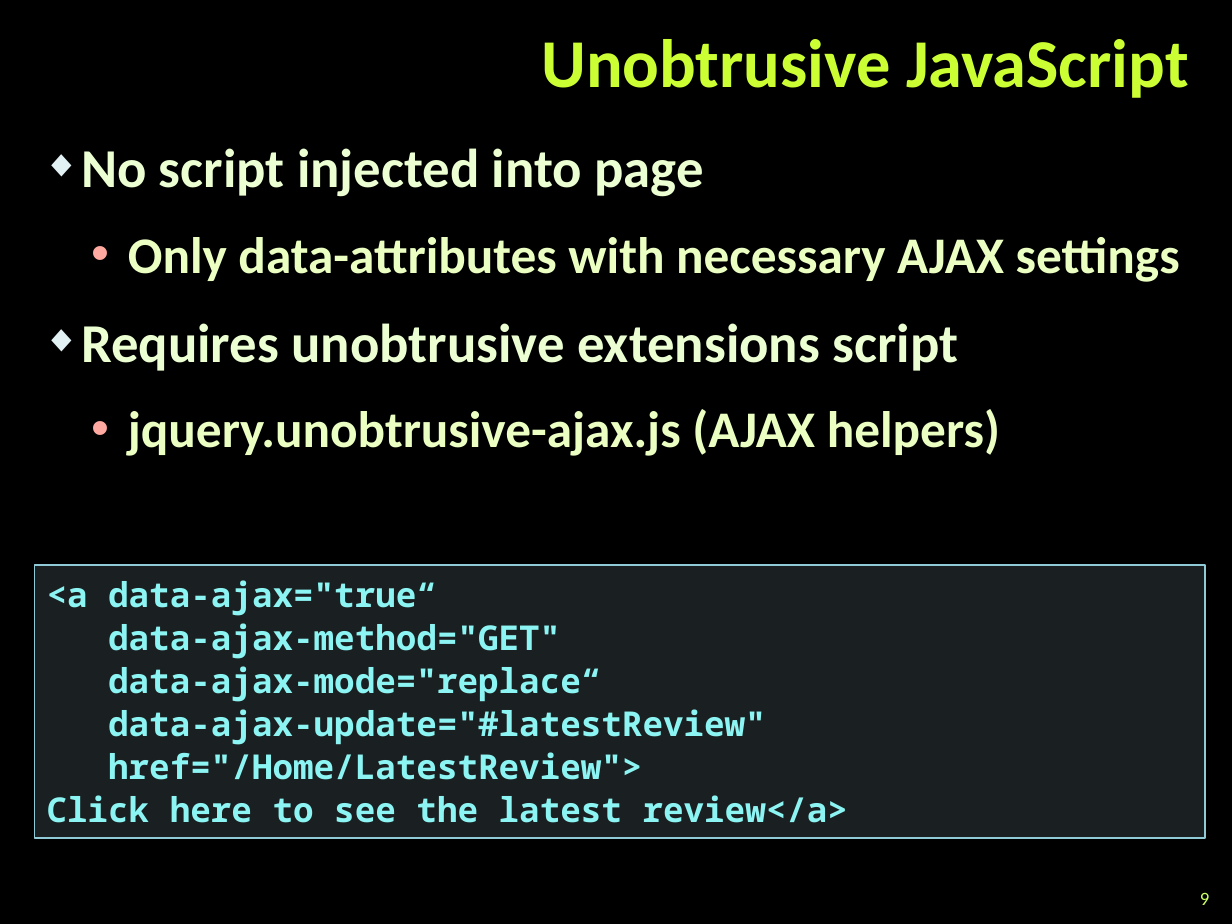
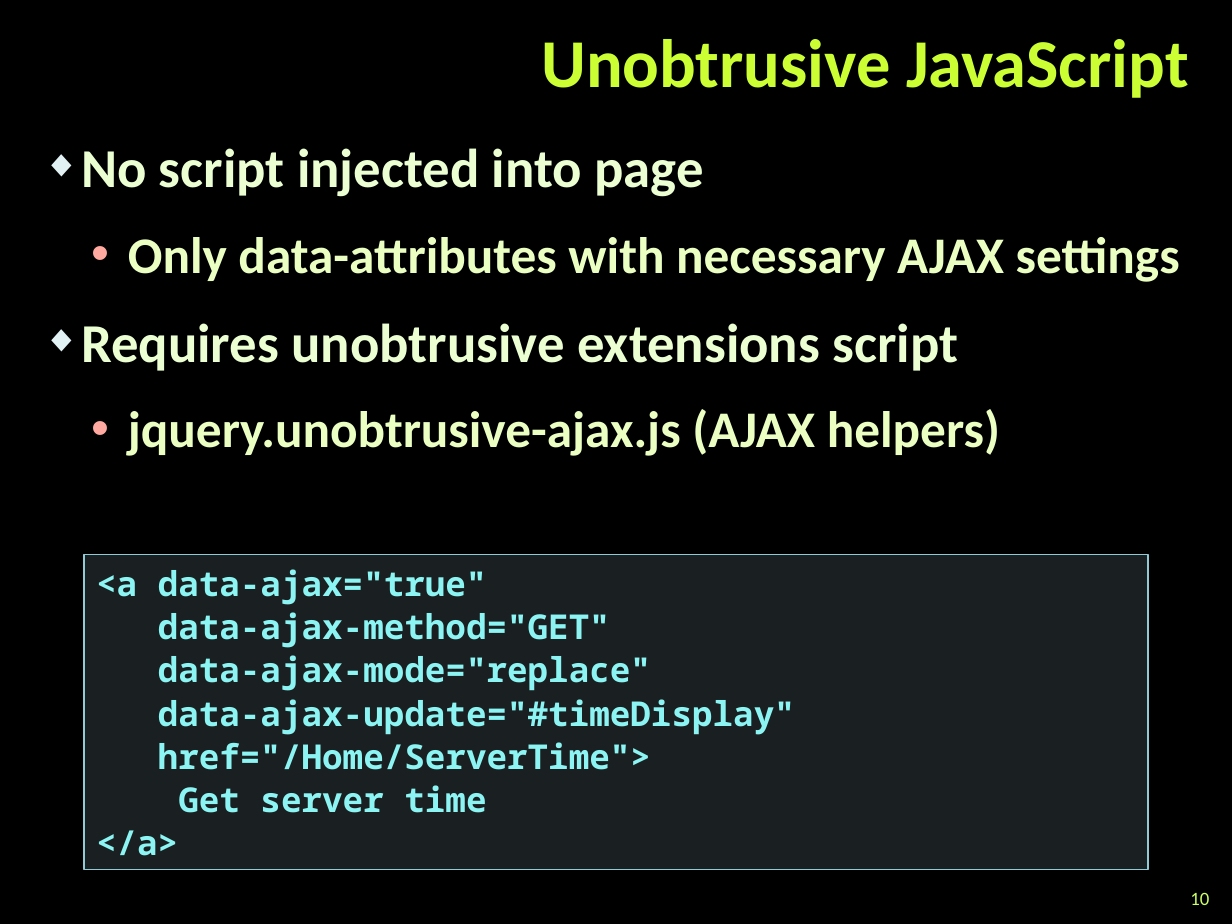
Before and after one commit to martin-nikolov/Telerik-Academy, a slide deck: slide 10 of ASP.NET MVC/03. AJAX with ASP.NET MVC/AJAX with ASP.NET MVC.pptx (slide 9 before the commit). Drawn at 1232x924 pixels with LibreOffice and Linux fonts; fonts in the diff are those of the drawing; background and template pictures are left out. Boxes give left, top, right and bottom in pixels: in the first picture for what was removed or moved away, otherwise in the second. Text is boxed around its words. In the diff, an @@ line names an element or a change of style, - is before the commit and + after.

```diff
--- a/ASP.NET MVC/03. AJAX with ASP.NET MVC/AJAX with ASP.NET MVC.pptx
+++ b/ASP.NET MVC/03. AJAX with ASP.NET MVC/AJAX with ASP.NET MVC.pptx
@@ rectangle "<a data-ajax="true"": place and size @@
-rectangle "<a data-ajax="true"" at (34,564,1205,838)
+rectangle "<a data-ajax="true"" at (84,554,1148,870)
@@ text in rectangle at (96,569,487,605): text changed @@
-<a data-ajax="true“
+<a data-ajax="true"
@@ text in rectangle at (96,655,795,856): text changed @@
-data-ajax-mode="replace“
-data-ajax-update="#latestReview"
-href="/Home/LatestReview">
-Click here to see the latest review</a>
+data-ajax-mode="replace"
+data-ajax-update="#timeDisplay"
+href="/Home/ServerTime">
+Get server time
+</a>
@@ page number at (1190,892,1209,905): text changed @@
-9
+10
```
Also in this commit, not shown: 12 other slides changed, 5 slides added, 13 slides removed, 4 other files.
